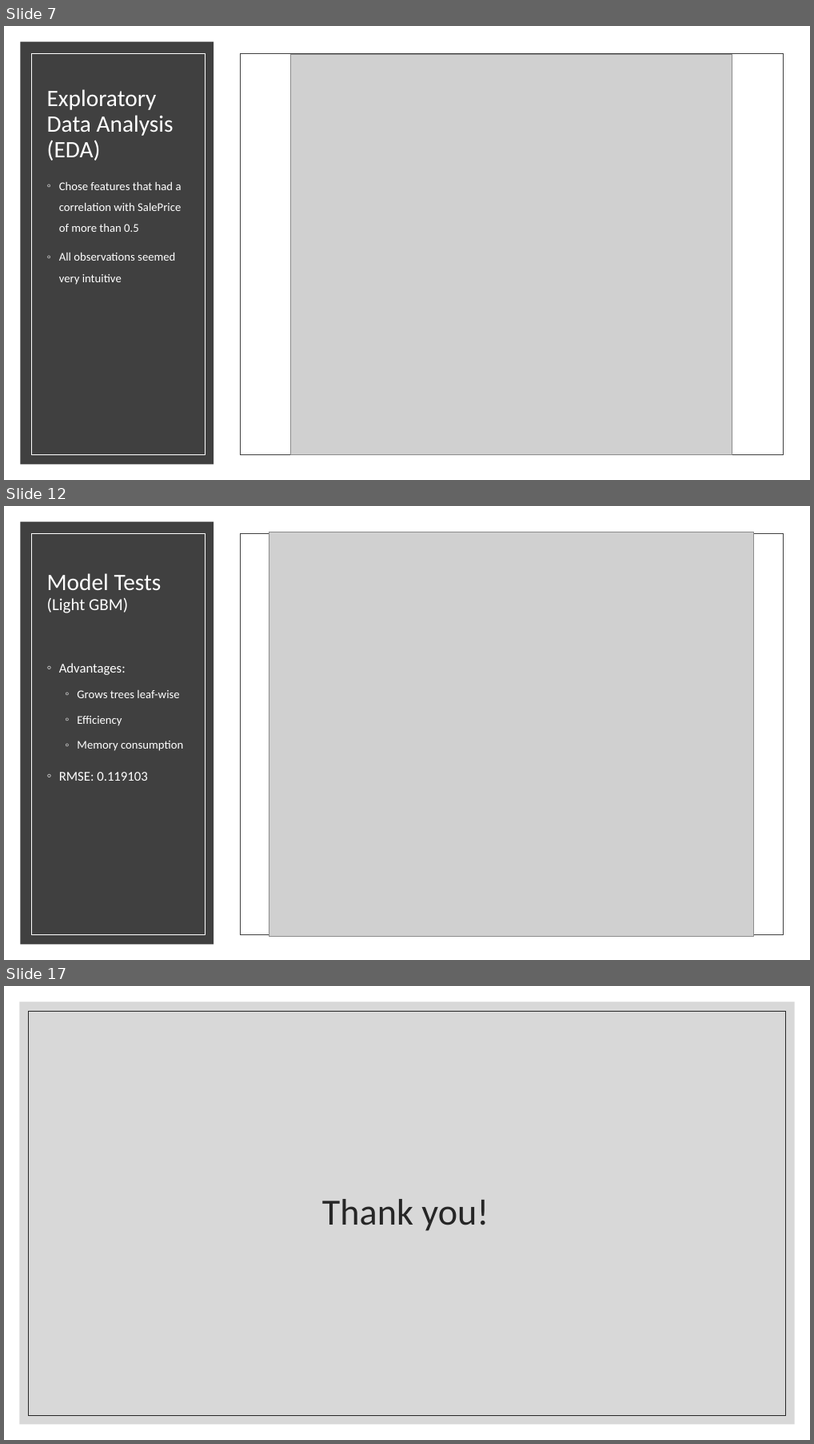
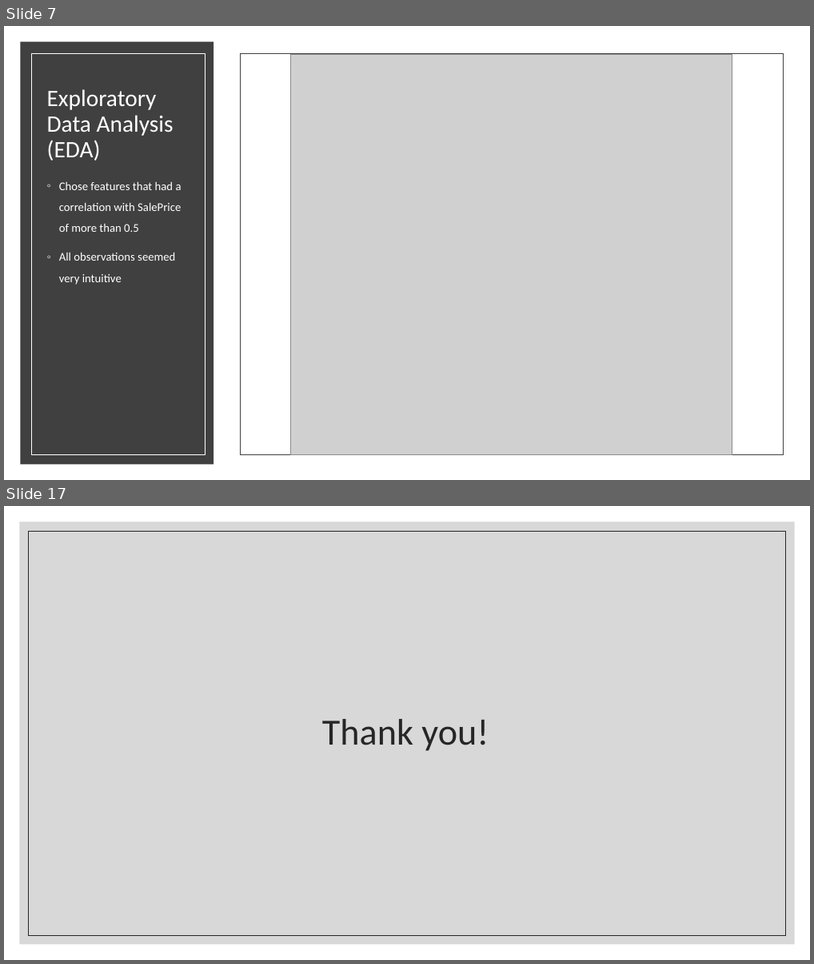
Before and after one commit to WilliamJHan/AmesHousePriceML, a slide deck: Ames House Price Prediction.pptx. Shown one above the other, each under a label of ours: slides 7, 12 and 17 before the commit, slides 7 and 17 after it; the slides between them are not shown. The pictures are 814x1444 and 814x964 pixels, drawn with LibreOffice and Linux fonts; fonts in the diff are those of the drawing; grey boxes stand for pictures. Boxes give left, top, right and bottom in pixels: in the first picture for what was removed or moved away, otherwise in the second. Text is boxed around its words. In the diff, an @@ line names an element or a change of style, - is before the commit and + after.

```diff
--- a/Ames House Price Prediction.pptx
+++ b/Ames House Price Prediction.pptx
@@ slide 12 removed at [4, 506, 810, 960], background #000000 @@
@@ rectangle removed at [4, 506, 810, 960] @@
@@ rectangle removed at [20, 522, 214, 944] @@
@@ rectangle removed at [32, 533, 205, 934] @@
@@ rectangle removed at [240, 533, 783, 934] @@
@@ picture removed at [269, 532, 754, 936] @@
@@ title removed at [47, 573, 162, 613] @@
-Model Tests
-(Light GBM)
@@ text removed at [59, 663, 183, 780] @@
-◦ Advantages:
-  ◦ Grows trees leaf-wise
-  ◦ Efficiency
-  ◦ Memory consumption
-◦ RMSE: 0.119103
```
Also in this commit, not shown: 6 slides changed, 4 slides added, 3 other slides removed, 19 other files.
